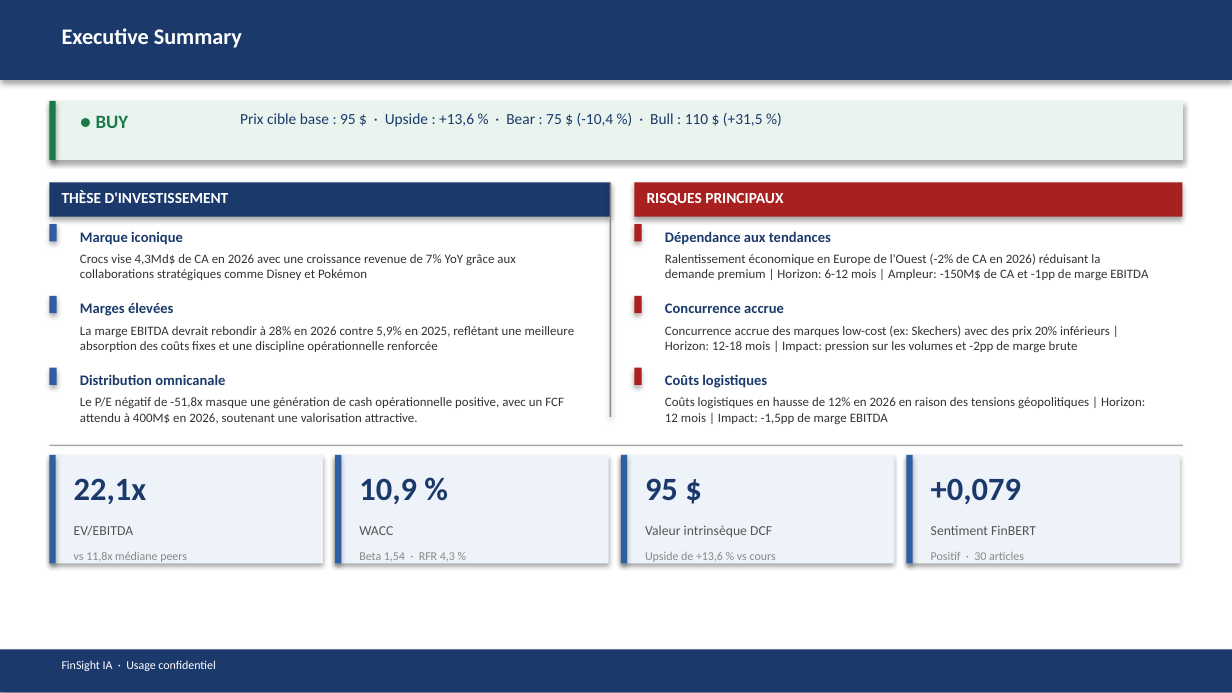
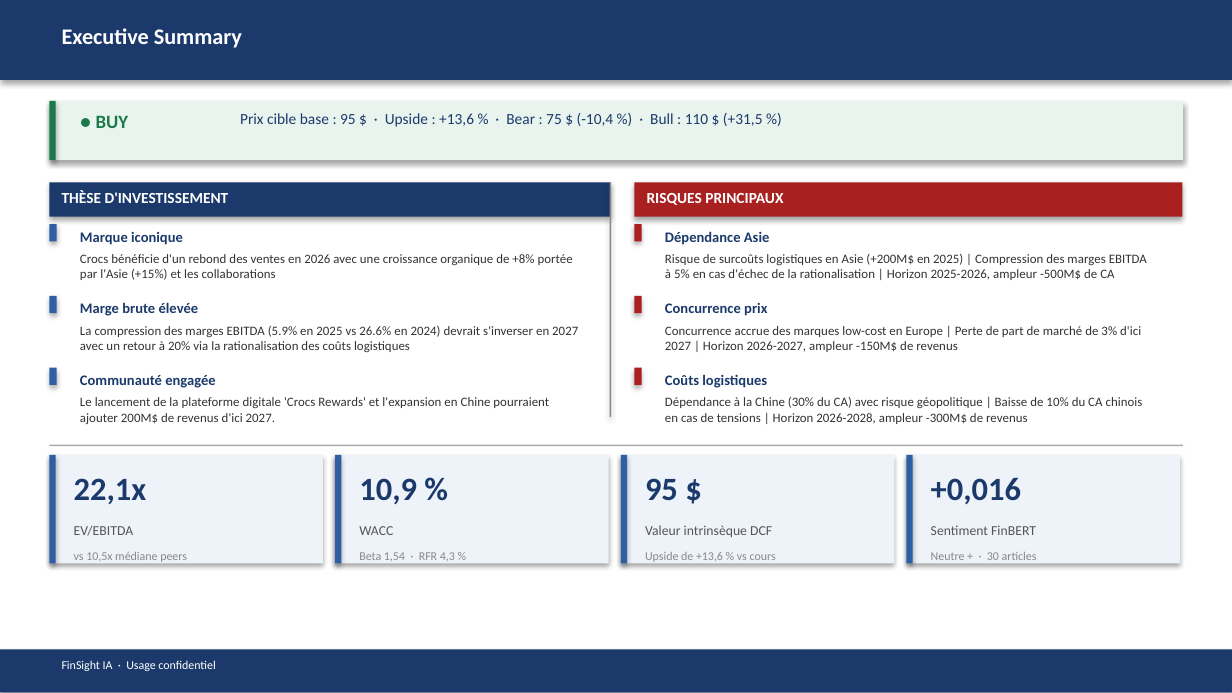
Before and after one commit to baptistejeh07-art/finsight-ia, a slide deck: slide 2 of preview/CROX/CROX_pitchbook.pptx. Drawn at 1232x693 pixels with LibreOffice and Linux fonts; fonts in the diff are those of the drawing. Boxes give left, top, right and bottom in pixels: in the first picture for what was removed or moved away, otherwise in the second. Text is boxed around its words. In the diff, an @@ line names an element or a change of style, - is before the commit and + after.

```diff
--- a/preview/CROX/CROX_pitchbook.pptx
+++ b/preview/CROX/CROX_pitchbook.pptx
@@ text at box(665, 231, 770, 245): text changed @@
-Dépendance aux tendances
+Dépendance Asie
@@ text at box(80, 254, 573, 280): text changed @@
-Crocs vise 4,3Md$ de CA en 2026 avec une croissance revenue de 7% YoY grâce aux collaborations stratégiques comme Disney et Pokémon
+Crocs bénéficie d'un rebond des ventes en 2026 avec une croissance organique de +8% portée par l'Asie (+15%) et les collaborations
@@ text at box(665, 254, 1147, 280): text changed @@
-Ralentissement économique en Europe de l'Ouest (-2% de CA en 2026) réduisant la demande premium | Horizon: 6-12 mois | Ampleur: -150M$ de CA et -1pp de marge EBITDA
+Risque de surcoûts logistiques en Asie (+200M$ en 2025) | Compression des marges EBITDA à 5% en cas d'échec de la rationalisation | Horizon 2025-2026, ampleur -500M$ de CA
@@ text at box(80, 326, 578, 352): text changed @@
-La marge EBITDA devrait rebondir à 28% en 2026 contre 5,9% en 2025, reflétant une meilleure absorption des coûts fixes et une discipline opérationnelle renforcée
+La compression des marges EBITDA (5.9% en 2025 vs 26.6% en 2024) devrait s'inverser en 2027 avec un retour à 20% via la rationalisation des coûts logistiques
@@ text at box(80, 302, 199, 316): text changed @@
-Marges élevées
+Marge brute élevée
@@ text at box(665, 303, 767, 316): text changed @@
-Concurrence accrue
+Concurrence prix
@@ text at box(665, 326, 1141, 352): text changed @@
-Concurrence accrue des marques low-cost (ex: Skechers) avec des prix 20% inférieurs | Horizon: 12-18 mois | Impact: pression sur les volumes et -2pp de marge brute
+Concurrence accrue des marques low-cost en Europe | Perte de part de marché de 3% d'ici 2027 | Horizon 2026-2027, ampleur -150M$ de revenus
@@ text at box(80, 375, 215, 388): text changed @@
-Distribution omnicanale
+Communauté engagée
@@ text at box(80, 397, 549, 424): text changed @@
-Le P/E négatif de -51,8x masque une génération de cash opérationnelle positive, avec un FCF attendu à 400M$ en 2026, soutenant une valorisation attractive.
+Le lancement de la plateforme digitale 'Crocs Rewards' et l'expansion en Chine pourraient ajouter 200M$ de revenus d'ici 2027.
@@ text at box(665, 397, 1143, 424): text changed @@
-Coûts logistiques en hausse de 12% en 2026 en raison des tensions géopolitiques | Horizon: 12 mois | Impact: -1,5pp de marge EBITDA
+Dépendance à la Chine (30% du CA) avec risque géopolitique | Baisse de 10% du CA chinois en cas de tensions | Horizon 2026-2028, ampleur -300M$ de revenus
@@ text at box(931, 478, 1021, 504): text changed @@
-+0,079
++0,016
@@ text at box(74, 552, 187, 564): text changed @@
-vs 11,8x médiane peers
+vs 10,5x médiane peers
@@ text at box(931, 552, 1037, 564): text changed @@
-Positif · 30 articles
+Neutre + · 30 articles
```
Also in this commit, not shown: 14 other slides changed, 4 other files.
